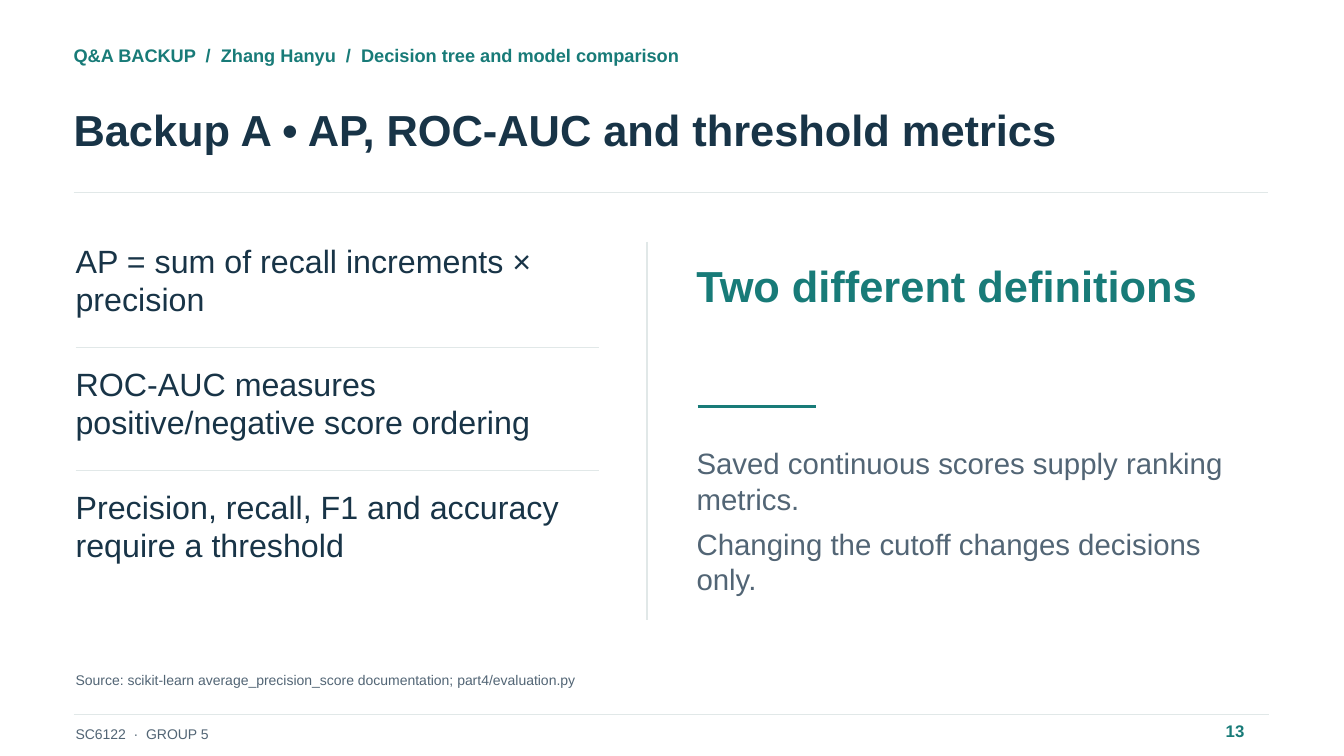
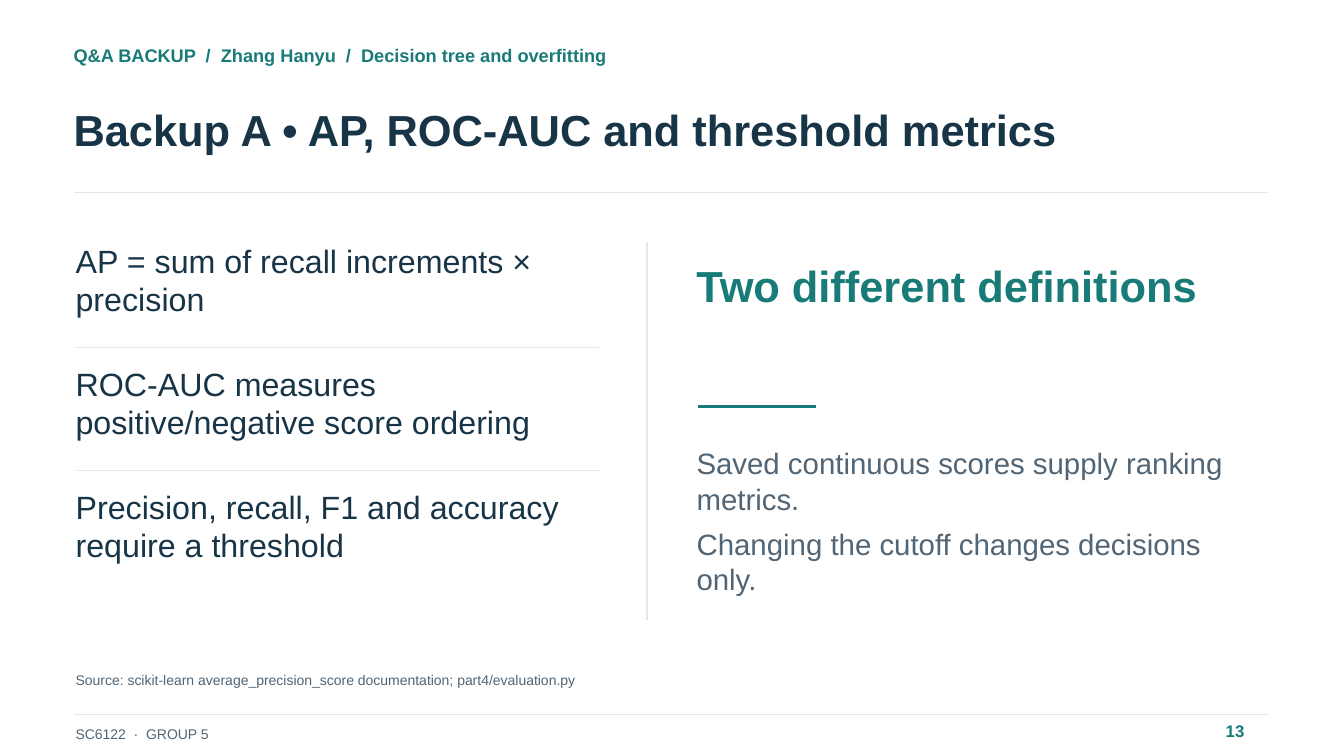
Before and after one commit to IcantFind-a-username/-SC6122-Group5-Credit-Default, a slide deck: slide 13 of submission/Group5_Presentation.pptx. Drawn at 1344x756 pixels with LibreOffice and Linux fonts; fonts in the diff are those of the drawing. Boxes give left, top, right and bottom in pixels: in the first picture for what was removed or moved away, otherwise in the second. Text is boxed around its words. In the diff, an @@ line names an element or a change of style, - is before the commit and + after.

```diff
--- a/submission/Group5_Presentation.pptx
+++ b/submission/Group5_Presentation.pptx
@@ text at (74,48,607,66): text changed @@
-Q&A BACKUP / Zhang Hanyu / Decision tree and model comparison
+Q&A BACKUP / Zhang Hanyu / Decision tree and overfitting
```
Also in this commit, not shown: 10 other slides changed, 1 slide added, 1 slide removed, 15 other files.
